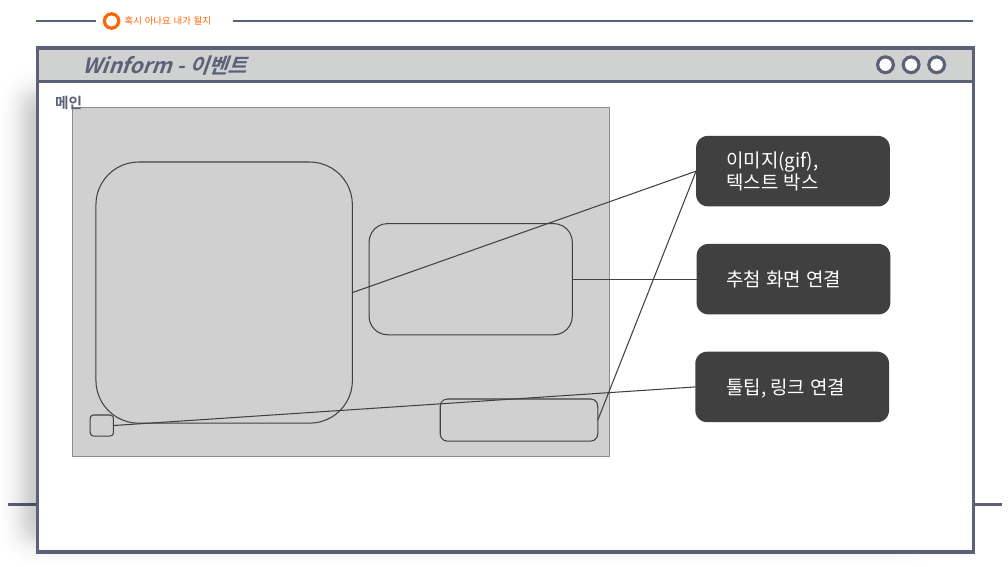
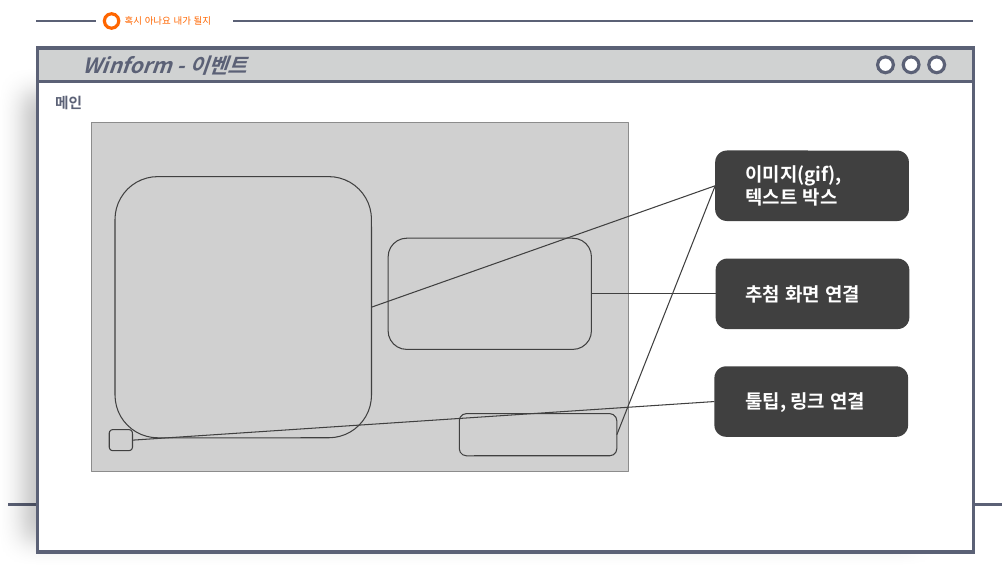
Before and after one commit to galaxy-light/201126-210604, a slide deck: slide 6 of 210409/로또 번호 추첨기 - 양화영.pptx. Drawn at 1008x567 pixels with LibreOffice and Linux fonts; fonts in the diff are those of the drawing; grey boxes stand for pictures. Boxes give left, top, right and bottom in pixels: in the first picture for what was removed or moved away, otherwise in the second. Text is boxed around its words. In the diff, an @@ line names an element or a change of style, - is before the commit and + after.

```diff
--- a/210409/로또 번호 추첨기 - 양화영.pptx
+++ b/210409/로또 번호 추첨기 - 양화영.pptx
@@ bold on in 3 elements at (745,285,860,303), (745,392,866,412), (745,165,842,206) @@
@@ 7 rounded rectangles, 4 lines, 3 texts, 1 picture: place and size @@
-7 rounded rectangles, 4 lines, 3 texts, 1 picture at (72,107,890,457)
+7 rounded rectangles, 4 lines, 3 texts, 1 picture at (91,123,910,472)
```
Also in this commit, not shown: 10 other slides changed.
